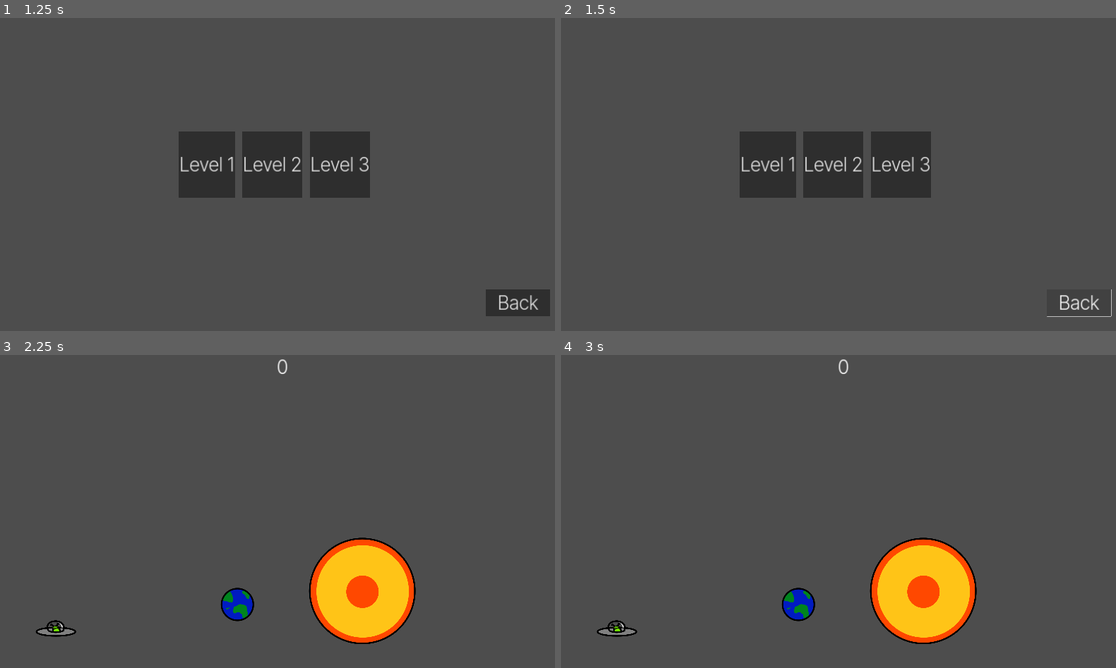
Above: before the commit, frames 1-4 (two rows, left to right).
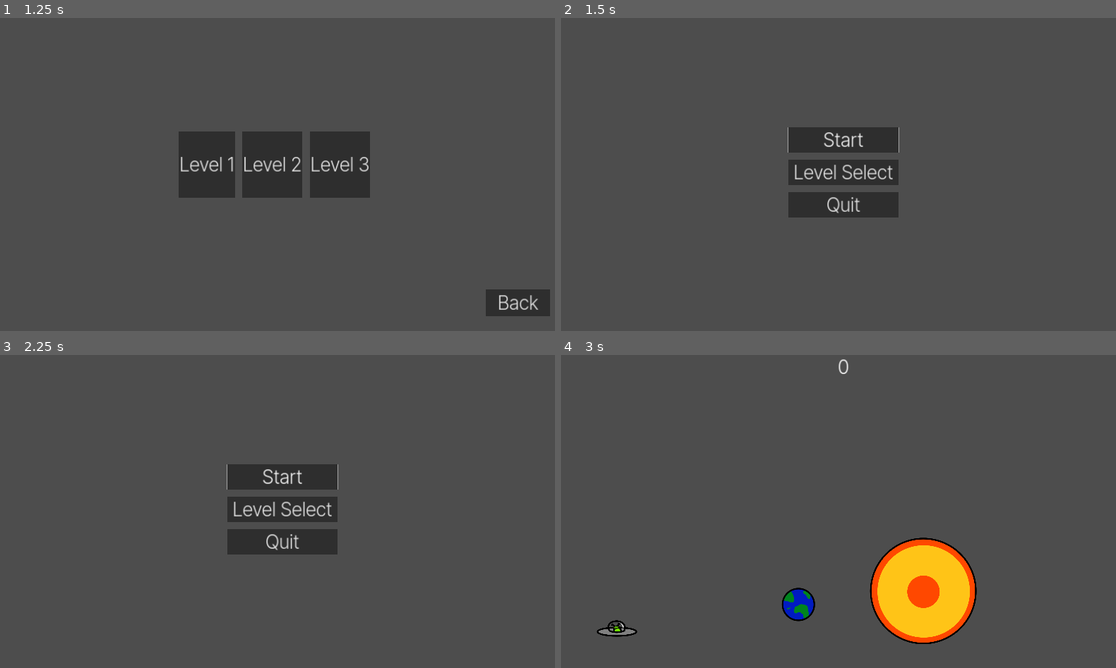
Above: after the commit, the same moments.

Repository: Afterglow375/godot_jam_03
Game: Godot game, scene res://scenes/ui/main_menu.tscn
Two runs of this game, one before a commit and one after it. Both use one fixed random seed, a clock stepped at 60 frames per second and the inputs below.
Inputs (mouse positions are in pixels of both pictures, inside the frame that each line leads up to):
- Up to frame 1 (1.25 s): click "Level Select" at 0.5 s
- Up to frame 2 (1.5 s): click "Back" at 1.25 s
- Up to frame 3 (2.25 s): click (205, 502) at 2 s, where only the run before the commit has a clickable "Level 1"
- Up to frame 4 (3 s): click (844, 477) at 2.75 s, where only the run after the commit has a clickable "Start"

Frame 1 is identical in both runs. In frame 2, 6.4% of the frame differs, in the area x 32-100%, y 34-96%; in frame 3, 10%, in the area x 6-75%, y 1-93%; in frame 4, nothing differs.

Commit message:
add more levels and next level button logic

Diff:
--- a/scenes/levels/level_one.tscn
+++ b/scenes/levels/level_1.tscn
@@ -1,9 +1,9 @@
 [gd_scene load_steps=8 format=3 uid="uid://bv7v1282myvla"]
 
-[ext_resource type="PackedScene" uid="uid://ctfq16ucdtgys" path="res://scenes/entities/spaceship.tscn" id="1_5j86u"]
-[ext_resource type="Script" path="res://scripts/systems/level.gd" id="1_yjnxe"]
-[ext_resource type="PackedScene" uid="uid://861gfsuj7lom" path="res://scenes/entities/earth.tscn" id="2_8coyu"]
-[ext_resource type="PackedScene" uid="uid://bk1ng8ft4k13r" path="res://scenes/entities/sun.tscn" id="4_cft5a"]
+[ext_resource type="Script" path="res://scripts/systems/level.gd" id="1_sxrjf"]
+[ext_resource type="PackedScene" uid="uid://ctfq16ucdtgys" path="res://scenes/entities/spaceship.tscn" id="2_rb7ic"]
+[ext_resource type="PackedScene" uid="uid://861gfsuj7lom" path="res://scenes/entities/earth.tscn" id="3_txab0"]
+[ext_resource type="PackedScene" uid="uid://bk1ng8ft4k13r" path="res://scenes/entities/sun.tscn" id="4_3tws1"]
 
 [sub_resource type="PhysicsMaterial" id="PhysicsMaterial_cpj0v"]
 friction = 0.0
--- /dev/null
+++ b/scenes/levels/level_2.tscn
@@ -0,0 +1,109 @@
+[gd_scene load_steps=8 format=3 uid="uid://6sgn2tbvxsie"]
+
+[ext_resource type="Script" path="res://scripts/systems/level.gd" id="1_pjvny"]
+[ext_resource type="PackedScene" uid="uid://ctfq16ucdtgys" path="res://scenes/entities/spaceship.tscn" id="2_hylch"]
+[ext_resource type="PackedScene" uid="uid://861gfsuj7lom" path="res://scenes/entities/earth.tscn" id="3_efpp3"]
+[ext_resource type="PackedScene" uid="uid://bk1ng8ft4k13r" path="res://scenes/entities/sun.tscn" id="4_63k5r"]
+
+[sub_resource type="PhysicsMaterial" id="PhysicsMaterial_cpj0v"]
+friction = 0.0
+bounce = 1.0
+
+[sub_resource type="RectangleShape2D" id="RectangleShape2D_mp8fg"]
+size = Vector2(3813.63, 79)
+
+[sub_resource type="RectangleShape2D" id="RectangleShape2D_ab1l3"]
+size = Vector2(71.5058, 2200)
+
+[node name="Main" type="Node"]
+script = ExtResource("1_pjvny")
+
+[node name="Spaceship" parent="." instance=ExtResource("2_hylch")]
+position = Vector2(856, 1728)
+
+[node name="Earth" parent="." instance=ExtResource("3_efpp3")]
+position = Vector2(1614, 1728)
+linear_damp = 1.0
+
+[node name="ColorRect" type="ColorRect" parent="."]
+offset_top = -79.0
+offset_right = 3814.0
+scale = Vector2(1.00691, 1)
+
+[node name="StaticBody2D" type="StaticBody2D" parent="ColorRect"]
+collision_layer = 3
+collision_mask = 2
+physics_material_override = SubResource("PhysicsMaterial_cpj0v")
+metadata/_edit_group_ = true
+
+[node name="CollisionShape2D" type="CollisionShape2D" parent="ColorRect/StaticBody2D"]
+position = Vector2(1906.82, 39.5)
+shape = SubResource("RectangleShape2D_mp8fg")
+
+[node name="ColorRect2" type="ColorRect" parent="."]
+offset_top = 2160.0
+offset_right = 3814.0
+offset_bottom = 2239.0
+scale = Vector2(1.00691, 1)
+
+[node name="StaticBody2D" type="StaticBody2D" parent="ColorRect2"]
+collision_layer = 3
+collision_mask = 2
+physics_material_override = SubResource("PhysicsMaterial_cpj0v")
+metadata/_edit_group_ = true
+
+[node name="CollisionShape2D" type="CollisionShape2D" parent="ColorRect2/StaticBody2D"]
+position = Vector2(1906.82, 39.5)
+shape = SubResource("RectangleShape2D_mp8fg")
+
+[node name="ColorRect3" type="ColorRect" parent="."]
+offset_left = -80.0
+offset_top = -1.0
+offset_right = -1.0
+offset_bottom = 2200.0
+scale = Vector2(1.00691, 1)
+
+[node name="StaticBody2D" type="StaticBody2D" parent="ColorRect3"]
+collision_layer = 3
+collision_mask = 2
+physics_material_override = SubResource("PhysicsMaterial_cpj0v")
+
+[node name="CollisionShape2D2" type="CollisionShape2D" parent="ColorRect3/StaticBody2D"]
+position = Vector2(39.2288, 1081)
+shape = SubResource("RectangleShape2D_ab1l3")
+
+[node name="ColorRect5" type="ColorRect" parent="."]
+offset_left = 2600.0
+offset_top = -984.0
+offset_right = 2672.0
+offset_bottom = 1217.0
+scale = Vector2(1.00691, 1)
+pivot_offset = Vector2(71.574, 2201)
+
+[node name="StaticBody2D" type="StaticBody2D" parent="ColorRect5"]
+collision_layer = 3
+collision_mask = 2
+physics_material_override = SubResource("PhysicsMaterial_cpj0v")
+
+[node name="CollisionShape2D2" type="CollisionShape2D" parent="ColorRect5/StaticBody2D"]
+position = Vector2(35.7529, 1101)
+shape = SubResource("RectangleShape2D_ab1l3")
+
+[node name="ColorRect4" type="ColorRect" parent="."]
+offset_left = 3840.0
+offset_top = -1.0
+offset_right = 3919.0
+offset_bottom = 2200.0
+scale = Vector2(1.00691, 1)
+
+[node name="StaticBody2D" type="StaticBody2D" parent="ColorRect4"]
+collision_layer = 3
+collision_mask = 2
+physics_material_override = SubResource("PhysicsMaterial_cpj0v")
+
+[node name="CollisionShape2D2" type="CollisionShape2D" parent="ColorRect4/StaticBody2D"]
+position = Vector2(39.2288, 1081)
+shape = SubResource("RectangleShape2D_ab1l3")
+
+[node name="Sun" parent="." instance=ExtResource("4_63k5r")]
+position = Vector2(3264, 520)
--- /dev/null
+++ b/scenes/levels/level_3.tscn
@@ -0,0 +1,113 @@
+[gd_scene load_steps=9 format=3 uid="uid://bs8doyh74vmn4"]
+
+[ext_resource type="Script" path="res://scripts/systems/level.gd" id="1_bq1fo"]
+[ext_resource type="PackedScene" uid="uid://ctfq16ucdtgys" path="res://scenes/entities/spaceship.tscn" id="2_mypxp"]
+[ext_resource type="PackedScene" uid="uid://861gfsuj7lom" path="res://scenes/entities/earth.tscn" id="3_yccj3"]
+[ext_resource type="PackedScene" uid="uid://bk1ng8ft4k13r" path="res://scenes/entities/sun.tscn" id="4_furej"]
+
+[sub_resource type="PhysicsMaterial" id="PhysicsMaterial_cpj0v"]
+friction = 0.0
+bounce = 1.0
+
+[sub_resource type="RectangleShape2D" id="RectangleShape2D_mp8fg"]
+size = Vector2(3813.63, 79)
+
+[sub_resource type="RectangleShape2D" id="RectangleShape2D_tcmd6"]
+size = Vector2(2043.95, 82)
+
+[sub_resource type="RectangleShape2D" id="RectangleShape2D_ab1l3"]
+size = Vector2(71.5058, 2200)
+
+[node name="Main" type="Node"]
+script = ExtResource("1_bq1fo")
+
+[node name="Spaceship" parent="." instance=ExtResource("2_mypxp")]
+position = Vector2(1920, 1480)
+
+[node name="Earth" parent="." instance=ExtResource("3_yccj3")]
+position = Vector2(1920, 1968)
+linear_damp = 1.0
+
+[node name="ColorRect" type="ColorRect" parent="."]
+offset_top = -79.0
+offset_right = 3814.0
+scale = Vector2(1.00691, 1)
+
+[node name="StaticBody2D" type="StaticBody2D" parent="ColorRect"]
+collision_layer = 3
+collision_mask = 2
+physics_material_override = SubResource("PhysicsMaterial_cpj0v")
+metadata/_edit_group_ = true
+
+[node name="CollisionShape2D" type="CollisionShape2D" parent="ColorRect/StaticBody2D"]
+position = Vector2(1906.82, 39.5)
+shape = SubResource("RectangleShape2D_mp8fg")
+
+[node name="ColorRect2" type="ColorRect" parent="."]
+offset_top = 2160.0
+offset_right = 3814.0
+offset_bottom = 2239.0
+scale = Vector2(1.00691, 1)
+
+[node name="StaticBody2D" type="StaticBody2D" parent="ColorRect2"]
+collision_layer = 3
+collision_mask = 2
+physics_material_override = SubResource("PhysicsMaterial_cpj0v")
+metadata/_edit_group_ = true
+
+[node name="CollisionShape2D" type="CollisionShape2D" parent="ColorRect2/StaticBody2D"]
+position = Vector2(1906.82, 39.5)
+shape = SubResource("RectangleShape2D_mp8fg")
+
+[node name="ColorRect5" type="ColorRect" parent="."]
+offset_left = 856.0
+offset_top = 1080.0
+offset_right = 2898.0
+offset_bottom = 1159.0
+scale = Vector2(1.00691, 1)
+
+[node name="StaticBody2D" type="StaticBody2D" parent="ColorRect5"]
+position = Vector2(7.94504, 8)
+collision_layer = 3
+collision_mask = 2
+physics_material_override = SubResource("PhysicsMaterial_cpj0v")
+metadata/_edit_group_ = true
+
+[node name="CollisionShape2D2" type="CollisionShape2D" parent="ColorRect5/StaticBody2D"]
+position = Vector2(1011.97, 31)
+shape = SubResource("RectangleShape2D_tcmd6")
+
+[node name="ColorRect3" type="ColorRect" parent="."]
+offset_left = -80.0
+offset_top = -1.0
+offset_right = -1.0
+offset_bottom = 2200.0
+scale = Vector2(1.00691, 1)
+
+[node name="StaticBody2D" type="StaticBody2D" parent="ColorRect3"]
+collision_layer = 3
+collision_mask = 2
+physics_material_override = SubResource("PhysicsMaterial_cpj0v")
+
+[node name="CollisionShape2D2" type="CollisionShape2D" parent="ColorRect3/StaticBody2D"]
+position = Vector2(39.2288, 1081)
+shape = SubResource("RectangleShape2D_ab1l3")
+
+[node name="ColorRect4" type="ColorRect" parent="."]
+offset_left = 3840.0
+offset_top = -1.0
+offset_right = 3919.0
+offset_bottom = 2200.0
+scale = Vector2(1.00691, 1)
+
+[node name="StaticBody2D" type="StaticBody2D" parent="ColorRect4"]
+collision_layer = 3
+collision_mask = 2
+physics_material_override = SubResource("PhysicsMaterial_cpj0v")
+
+[node name="CollisionShape2D2" type="CollisionShape2D" parent="ColorRect4/StaticBody2D"]
+position = Vector2(39.2288, 1081)
+shape = SubResource("RectangleShape2D_ab1l3")
+
+[node name="Sun" parent="." instance=ExtResource("4_furej")]
+position = Vector2(1920, 520)
--- a/scripts/systems/level.gd
+++ b/scripts/systems/level.gd
@@ -103,7 +103,22 @@
 	win_popup.show()
 
 func _on_next_level():
-	pass # implementing this soon
+	var next_level_path = get_next_level_path()
+	get_tree().change_scene_to_file(next_level_path)
 
 func _on_retry_level() -> void:
 	reset_level()
+
+func get_next_level_path() -> String:
+	var current_scene_path = get_tree().current_scene.scene_file_path
+	if "level_" in current_scene_path:
+		var parts = current_scene_path.get_file().replace(".tscn", "").split("_")
+		if parts.size() > 1:
+			var level_number = parts[1].to_int()  # Extract number
+			var next_level_number = level_number + 1
+			var next_level_path = "res://scenes/levels/level_" + str(next_level_number) + ".tscn"
+
+			if ResourceLoader.exists(next_level_path):  # Ensure file exists
+				return next_level_path
+
+	return ""  # No next level found
--- a/scripts/ui/level_select.gd
+++ b/scripts/ui/level_select.gd
@@ -1,7 +1,9 @@
 extends Control
 
 const levels = [
-	"res://scenes/levels/level_one.tscn"
+	"res://scenes/levels/level_1.tscn",
+	"res://scenes/levels/level_2.tscn",
+	"res://scenes/levels/level_3.tscn"
 ]
 
 func _ready():
@@ -15,4 +17,4 @@
 	get_tree().change_scene_to_file(levels[level_index])
 
 func _on_back_button_pressed() -> void:
-	get_tree().change_scene_to_file("res://scenes/ui/menu.tscn")
+	get_tree().change_scene_to_file("res://scenes/ui/main_menu.tscn")
--- a/scripts/ui/menu.gd
+++ b/scripts/ui/menu.gd
@@ -5,7 +5,7 @@
 
 
 func _on_start_button_pressed() -> void:
-	get_tree().change_scene_to_file("res://scenes/levels/level_one.tscn")
+	get_tree().change_scene_to_file("res://scenes/levels/level_1.tscn")
 
 
 func _on_level_select_button_pressed() -> void:
Not shown: 2 places in scenes/levels/level_1.tscn that only renumber resources
Not shown: 1 places in scenes/levels/level_template.tscn that only renumber resources
